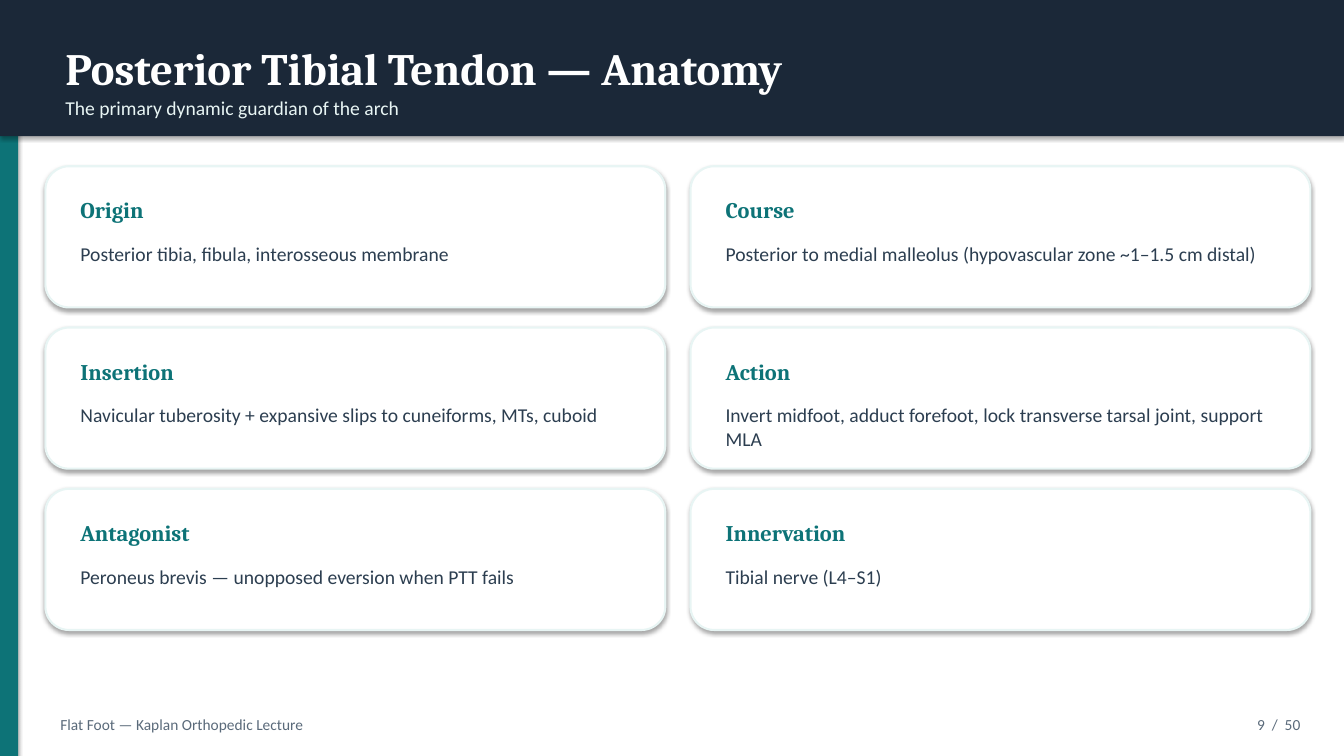
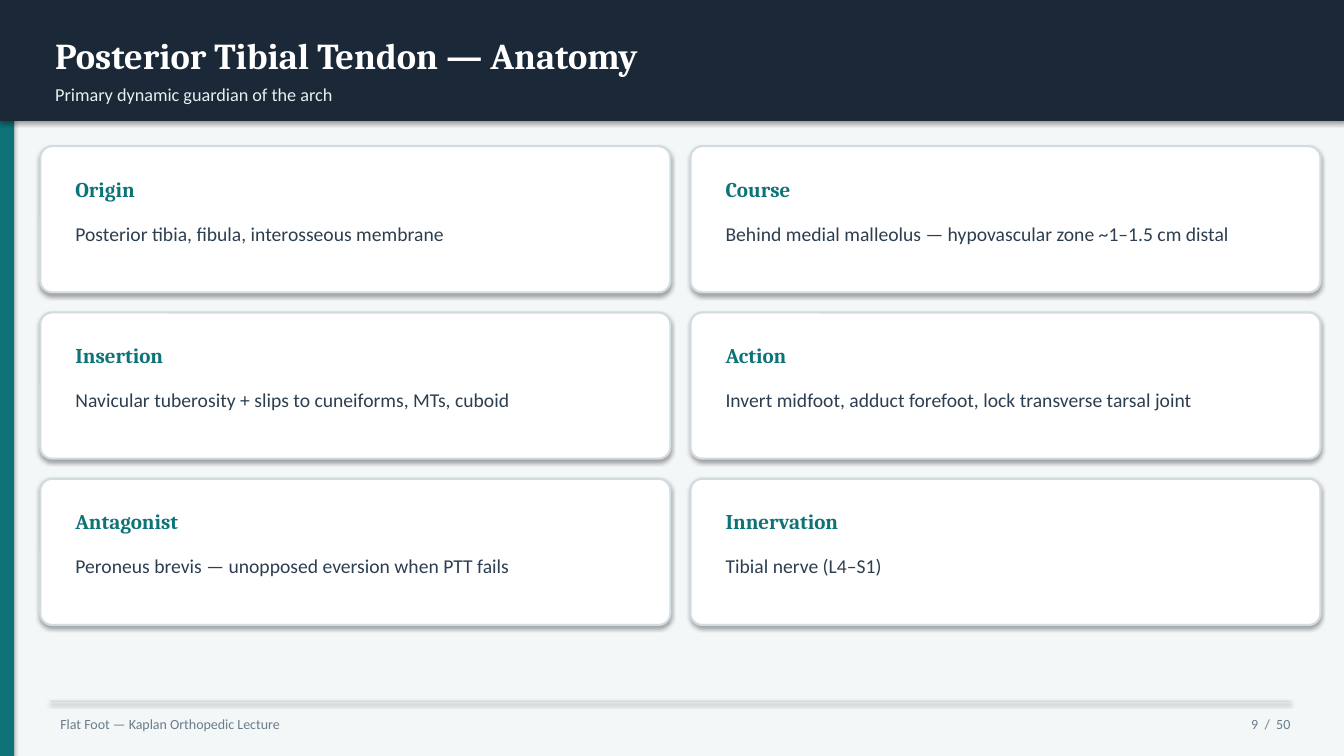
Before and after one commit to AhmedMohsen74/Ahmed-Mohsen-Mohamed, a slide deck: slide 9 of flatfoot-lecture/Flat_Foot_Kaplan_Orthopedic_Lecture.pptx. Drawn at 1344x756 pixels with LibreOffice and Linux fonts; fonts in the diff are those of the drawing. Boxes give left, top, right and bottom in pixels: in the first picture for what was removed or moved away, otherwise in the second. Text is boxed around its words. In the diff, an @@ line names an element or a change of style, - is before the commit and + after.

```diff
--- a/flatfoot-lecture/Flat_Foot_Kaplan_Orthopedic_Lecture.pptx
+++ b/flatfoot-lecture/Flat_Foot_Kaplan_Orthopedic_Lecture.pptx
@@ rectangle: place and size @@
-rectangle at <box>0,0,18,756</box>
+rectangle at <box>0,0,14,756</box>
@@ rectangle: place and size @@
-rectangle at <box>0,0,1344,136</box>
+rectangle at <box>0,0,1344,121</box>
@@ rectangle added at <box>0,0,1344,756</box>, fill #F4F7F8 @@
@@ text "Posterior Tibial Tendon — Anatomy": place and size @@
-text "Posterior Tibial Tendon — Anatomy" at <box>65,54,782,95</box>
+text "Posterior Tibial Tendon — Anatomy" at <box>55,43,637,77</box>
@@ text "Posterior Tibial Tendon — Anatomy" at <box>55,43,637,77</box>: size 32 to 26 pt @@
@@ text at <box>55,88,332,104</box>: text changed; size 14 to 13 pt; text colour #E8F5F4 to #E4F1F0 @@
-The primary dynamic guardian of the arch
+Primary dynamic guardian of the arch
@@ rounded rectangle: place and size @@
-rounded rectangle at <box>45,166,665,308</box>
+rounded rectangle at <box>40,146,670,292</box>
@@ outline #E8F5F4 1.5 pt to #D0DCE0 1.5 pt; proportions changed in 6 elements at <box>40,479,670,625</box>, <box>691,479,1321,625</box>, <box>40,313,670,459</box>, <box>691,313,1321,459</box>, <box>40,146,670,292</box>, <box>691,146,1321,292</box> @@
@@ rounded rectangle: place and size @@
-rounded rectangle at <box>691,166,1311,308</box>
+rounded rectangle at <box>691,146,1321,292</box>
@@ text "Origin": place and size @@
-text "Origin" at <box>80,202,143,223</box>
+text "Origin" at <box>75,182,134,202</box>
@@ size 16 to 15 pt in 6 elements at <box>75,514,178,534</box>, <box>726,514,839,529</box>, <box>75,348,163,363</box>, <box>726,348,787,363</box>, <box>75,182,134,202</box>, <box>726,183,791,197</box> @@
@@ text "Course": place and size @@
-text "Course" at <box>726,203,795,219</box>
+text "Course" at <box>726,183,791,197</box>
@@ text "Posterior tibia, fibula, interosseous membrane": place and size @@
-text "Posterior tibia, fibula, interosseous membrane" at <box>80,247,448,264</box>
+text "Posterior tibia, fibula, interosseous membrane" at <box>75,227,443,244</box>
@@ text at <box>726,227,1229,244</box>: text changed @@
-Posterior to medial malleolus (hypovascular zone ~1–1.5 cm distal)
+Behind medial malleolus — hypovascular zone ~1–1.5 cm distal
@@ rounded rectangle: place and size @@
-rounded rectangle at <box>45,328,665,469</box>
+rounded rectangle at <box>40,313,670,459</box>
@@ rounded rectangle: place and size @@
-rounded rectangle at <box>691,328,1311,469</box>
+rounded rectangle at <box>691,313,1321,459</box>
@@ text "Insertion": place and size @@
-text "Insertion" at <box>80,364,173,380</box>
+text "Insertion" at <box>75,348,163,363</box>
@@ text "Action": place and size @@
-text "Action" at <box>726,364,791,380</box>
+text "Action" at <box>726,348,787,363</box>
@@ text at <box>75,393,509,410</box>: text changed @@
-Navicular tuberosity + expansive slips to cuneiforms, MTs, cuboid
+Navicular tuberosity + slips to cuneiforms, MTs, cuboid
@@ text at <box>726,393,1191,411</box>: text changed @@
-Invert midfoot, adduct forefoot, lock transverse tarsal joint, support MLA
+Invert midfoot, adduct forefoot, lock transverse tarsal joint
@@ rounded rectangle: place and size @@
-rounded rectangle at <box>45,489,665,630</box>
+rounded rectangle at <box>40,479,670,625</box>
@@ rounded rectangle: place and size @@
-rounded rectangle at <box>691,489,1311,630</box>
+rounded rectangle at <box>691,479,1321,625</box>
@@ text "Antagonist": place and size @@
-text "Antagonist" at <box>80,525,189,546</box>
+text "Antagonist" at <box>75,514,178,534</box>
@@ text "Innervation": place and size @@
-text "Innervation" at <box>726,525,846,541</box>
+text "Innervation" at <box>726,514,839,529</box>
@@ text "Peroneus brevis — unopposed eversion ...": place and size @@
-text "Peroneus brevis — unopposed eversion ..." at <box>80,570,514,587</box>
+text "Peroneus brevis — unopposed eversion ..." at <box>75,559,509,576</box>
@@ text "Tibial nerve (L4–S1)": place and size @@
-text "Tibial nerve (L4–S1)" at <box>726,570,882,587</box>
+text "Tibial nerve (L4–S1)" at <box>726,559,882,576</box>
@@ text "Flat Foot — Kaplan Orthopedic ..." at <box>60,719,279,731</box>: size 11 to 10 pt, text colour #5A6A7A to #6B7C8A @@
@@ rectangle added at <box>50,701,1291,702</box>, fill #D0DCE0 @@
@@ text "9 / 50" at <box>1251,720,1290,729</box>: size 11 to 10 pt, text colour #5A6A7A to #6B7C8A @@
```
Also in this commit, not shown: 49 other slides changed, 14 other files.
